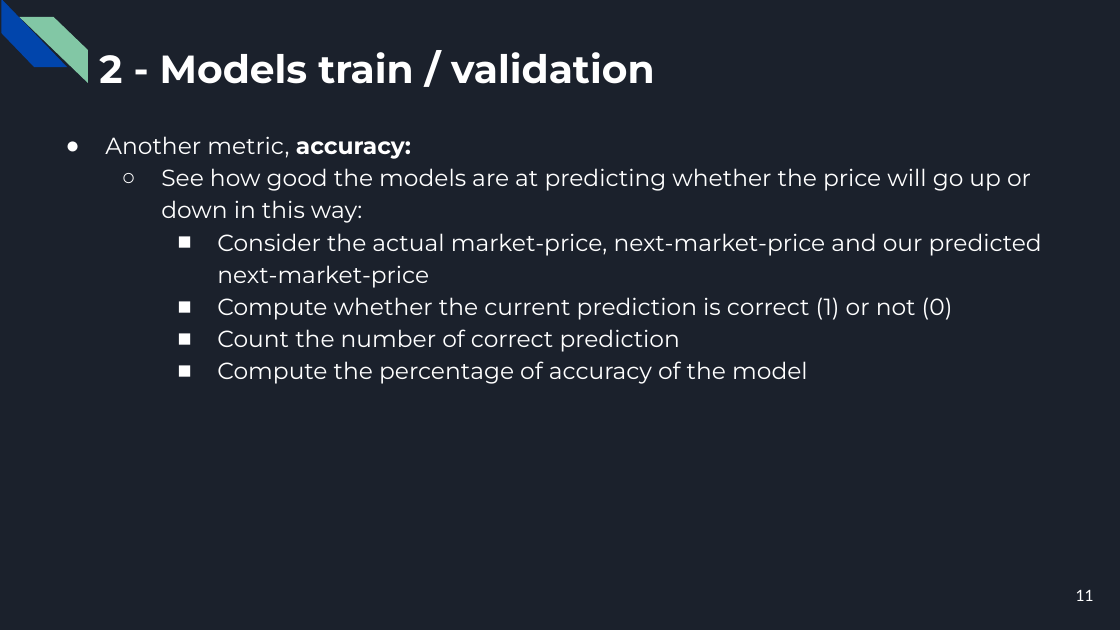
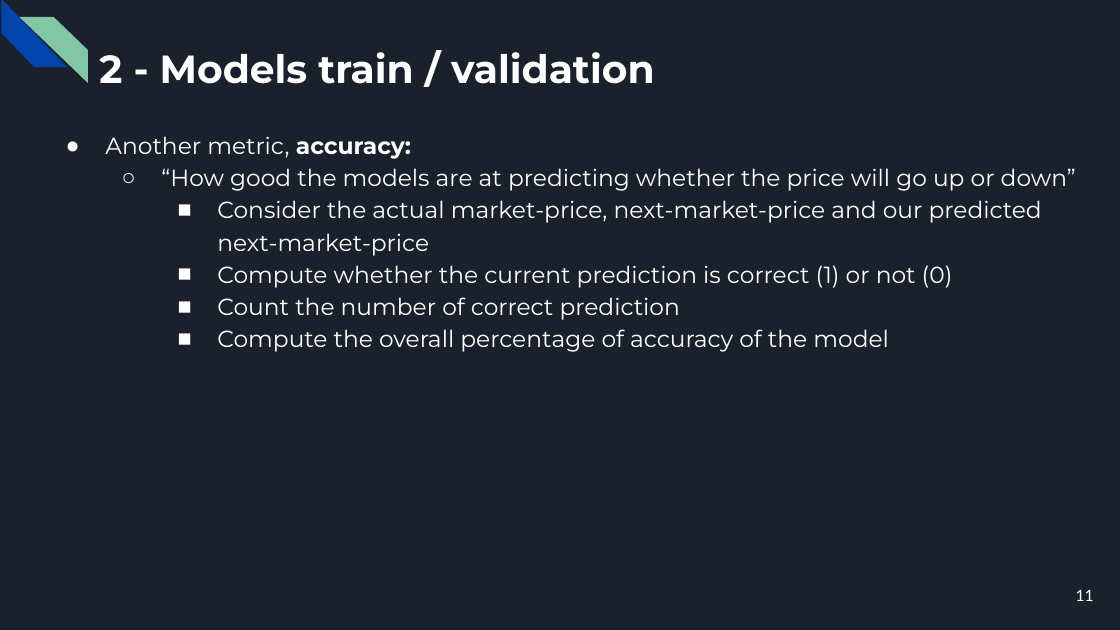
Before and after one commit to CorsiDanilo/bitcoin-price-prediction-with-pyspark, a slide deck: slide 11 of presentation/presentation.pptx. Drawn at 1120x630 pixels with LibreOffice and Linux fonts; fonts in the diff are those of the drawing. Boxes give left, top, right and bottom in pixels: in the first picture for what was removed or moved away, otherwise in the second. Text is boxed around its words. In the diff, an @@ line names an element or a change of style, - is before the commit and + after.

```diff
--- a/presentation/presentation.pptx
+++ b/presentation/presentation.pptx
@@ text at <box>161,168,1076,191</box>: text changed @@
-  ○ See how good the models are at predicting whether the price will go up or down in this way:
+  ○ “How good the models are at predicting whether the price will go up or down”
@@ text at <box>217,329,889,352</box>: text changed @@
-    ■ Compute the percentage of accuracy of the model
+    ■ Compute the overall percentage of accuracy of the model
```
Also in this commit, not shown: 15 other slides changed, 1 slide added, 1 other file.
